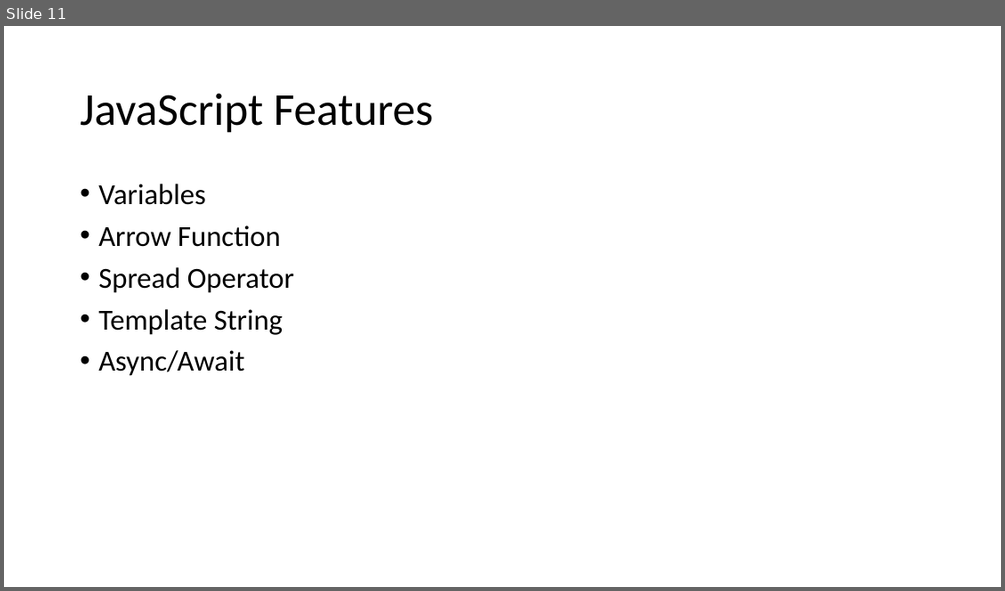
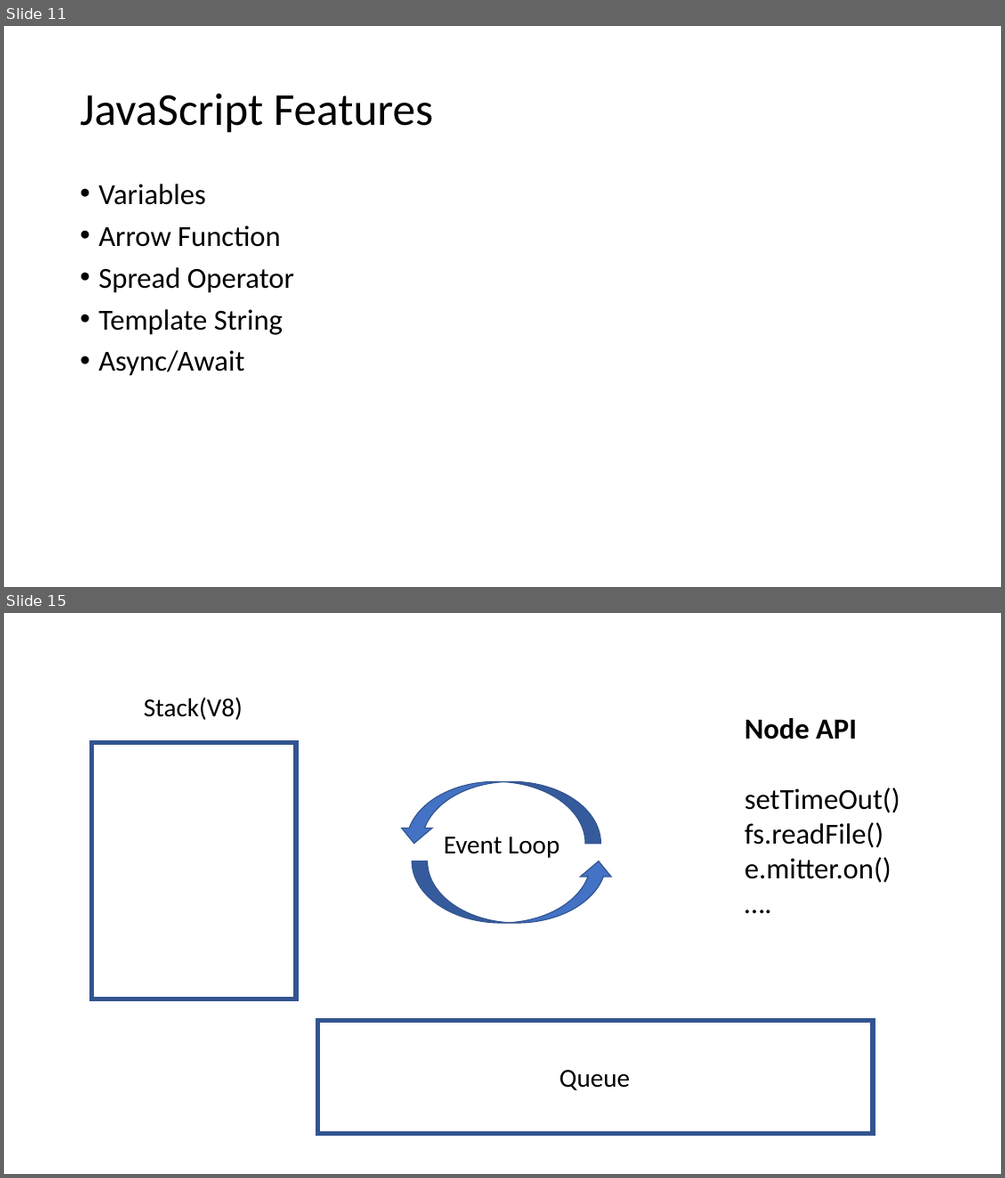
Before and after one commit to germankuber/NodeJs-Workshop, a slide deck: Presentation.pptx. Shown one above the other, each under a label of ours: slide 11 before the commit, slides 11 and 15 after it; the slides between them are not shown. The pictures are 1005x591 and 1005x1178 pixels, drawn with LibreOffice and Linux fonts; fonts in the diff are those of the drawing. Boxes give left, top, right and bottom in pixels: in the first picture for what was removed or moved away, otherwise in the second. Text is boxed around its words. In the diff, an @@ line names an element or a change of style, - is before the commit and + after.

Commit message:
Add event loop ppts and examples

```diff
--- a/Presentation.pptx
+++ b/Presentation.pptx
@@ slide 15 added at bbox=[4, 613, 1001, 1174], background #FFFFFF @@
@@ text added at bbox=[144, 698, 243, 720], 25 pt, text #000000 @@
+Stack(V8)
@@ text added at bbox=[744, 718, 900, 883], 28 pt, text #000000 @@
+Node API
+setTimeOut()
+fs.readFile()
+e.mitter.on()
+….
@@ rectangle added at bbox=[91, 742, 296, 999], fill #FFFFFF, outline #325491 4.5 pt @@
@@ curved up arrow added at bbox=[399, 781, 600, 844], fill #4472C4, outline #325491 1 pt @@
@@ text added at bbox=[444, 836, 559, 858], 25 pt, text #000000 @@
+Event Loop
@@ curved up arrow added at bbox=[413, 861, 615, 924], fill #4472C4, outline #325491 1 pt @@
@@ rectangle added at bbox=[318, 1020, 873, 1134], fill #FFFFFF, outline #325491 4.5 pt @@
@@ text added at bbox=[559, 1070, 630, 1090], 25 pt, text #000000 @@
+Queue
```
Also in this commit, not shown: 7 other slides added, 3 other files.
